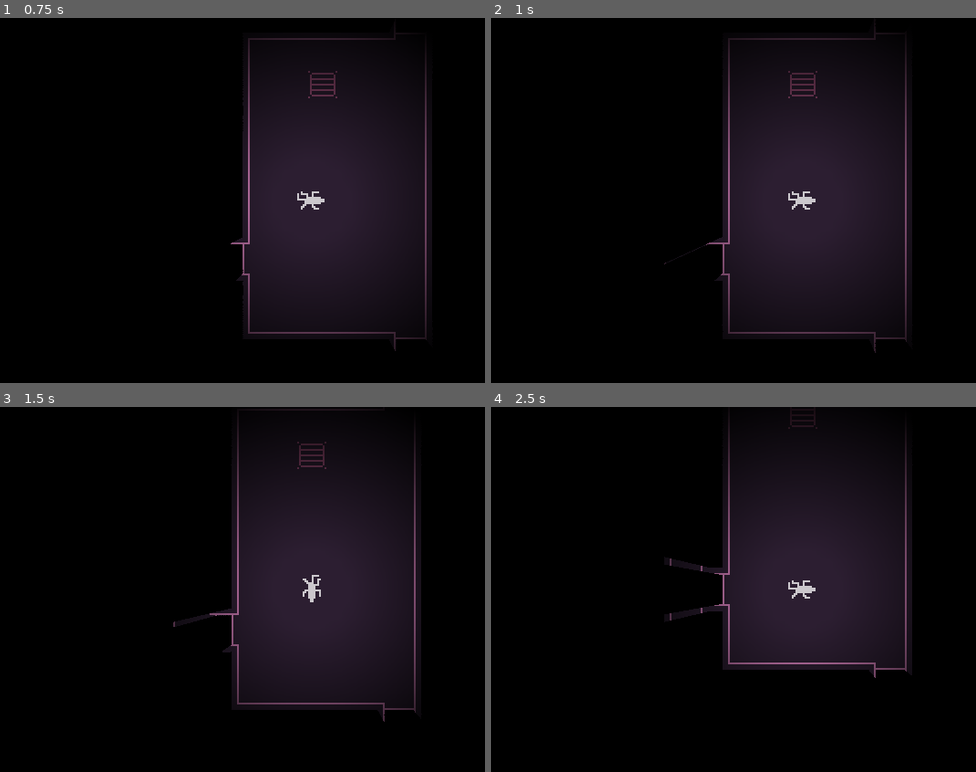
Above: before the commit, frames 1-4 (two rows, left to right).
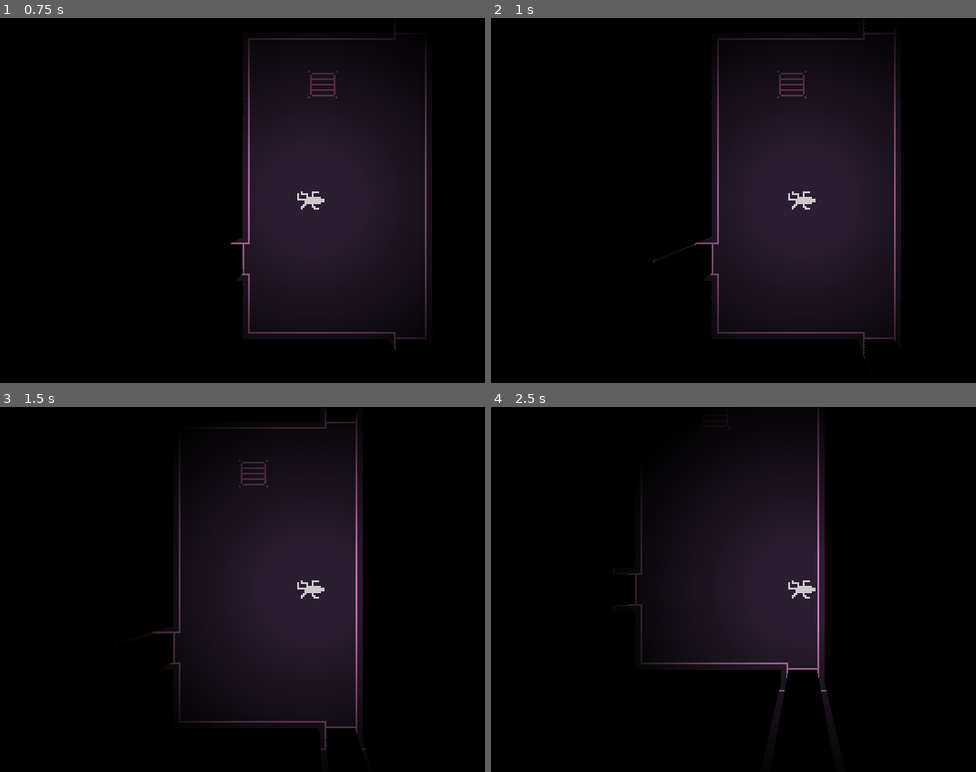
Above: after the commit, the same moments.

Repository: tndwolf/back-to-the-gate
Game: Godot game, scene res://game/playview/PlayView.tscn
Two runs of this game, one before a commit and one after it. Both use one fixed random seed, a clock stepped at 60 frames per second and the inputs below.
Inputs:
- Up to frame 1 (0.75 s): tap Enter (ui_accept) at 0.5 s; hold Right (ui_right) from 0.53 s (still down); tap Space (ui_select) at 0.6 s
- Up to frame 2 (1 s): keep holding Right (ui_right); tap Enter (ui_accept) at 0.77, 0.8 s
- Up to frame 3 (1.5 s): tap Enter (ui_accept) at 1.07, 1.35 s; release Right (ui_right) at 1.28 s; hold Down (ui_down) from 1.28 s (still down)
- Up to frame 4 (2.5 s): tap Enter (ui_accept) at 1.52, 1.82, 2.3 s; tap Space (ui_select) at 1.55, 2.1 s; release Down (ui_down) at 2.03 s; hold Right (ui_right) from 2.03 s (still down)

Frame 1 is identical in both runs. In frame 2, 3.1% of the frame differs, in the area x 33-87%, y 1-94%; in frame 3, 11%; in frame 4, 13%, in the area x 26-87%, y 1-83%.

Commit message:
End of Day 4

Diff:
--- a/actions/MeleeAction.gd
+++ b/actions/MeleeAction.gd
@@ -21,10 +21,12 @@
 	actor.move_tween.interpolate_property(actor, 'position', to_position, from_position, 0.1, 0, 0, 0.1)
 	actor.move_tween.start()
 	_add_bleed_fx(target)
-	yield(actor.get_tree().create_timer(0.5), "timeout")
+	yield(actor.move_tween, "tween_all_completed")
+#	yield(actor.get_tree().create_timer(0.5), "timeout")
 	target.health -= _calc_damage(actor, target)
 	if target.health <= 0:
 		target.status = GameEntity.Status.DEAD
+	print('Done attacking')
 	done_acting(actor)
 
 
@@ -35,8 +37,10 @@
 	var target = params.get('target') as GameEntity
 	if map == null or target == null:
 		return
+	print('Start attacking')
 	start_acting(actor)
 	_attack(actor, target)
+	print('Exit attacking')
 
 
 static func _calc_damage(actor:GameEntity, target:GameEntity) -> int :
--- a/actions/MoveAction.gd
+++ b/actions/MoveAction.gd
@@ -4,7 +4,9 @@
 
 static func attempt(actor:GameEntity, params:Dictionary):
 	if !can_act(actor):
+#		print('Move: no can act ' + actor.name)
 		return
+#	print('Move: ' + actor.name)
 	var map = params.get('map') as LevelMap
 	var delta = params.get('delta') as Vector2
 	if map == null or delta == null:
@@ -20,6 +22,7 @@
 
 
 static func _is_to_animate(actor:GameEntity, map:LevelMap) -> bool:
+	return true
 	return actor.is_player
 
 
--- a/actions/PounceAction.gd
+++ b/actions/PounceAction.gd
@@ -10,15 +10,24 @@
 	if map == null or target == null:
 		return
 	start_acting(actor)
-	step(actor, target.grid_position - actor.grid_position, map)
+	step(actor, target.grid_position, map)
 	target.status = GameEntity.Status.DEAD
 	done_acting(actor)
 
 
-static func step(actor:GameEntity, delta:Vector2, map:LevelMap) -> void:
-	var end_position = actor.grid_position + delta
+static func step(actor:GameEntity, end_position:Vector2, map:LevelMap) -> void:
+#	var end_position = actor.grid_position + delta
+#	actor.rotation = actor.grid_position.angle_to_point(end_position) + PI
+#	actor.position = end_position * LevelBuilder.CELLS_SIZE + 0.5 * LevelBuilder.CELLS_SIZE
+#	map.remove_entity(actor, actor.grid_position)
+#	actor.grid_position = end_position
+#	map.place_entity(actor, actor.grid_position)
+	var start_position = actor.position
 	actor.rotation = actor.grid_position.angle_to_point(end_position) + PI
-	actor.position = end_position * LevelBuilder.CELLS_SIZE + 0.5 * LevelBuilder.CELLS_SIZE
 	map.remove_entity(actor, actor.grid_position)
 	actor.grid_position = end_position
 	map.place_entity(actor, actor.grid_position)
+	var final_position = end_position * LevelBuilder.CELLS_SIZE + 0.5 * LevelBuilder.CELLS_SIZE
+	actor.move_tween.interpolate_property(actor, 'position', start_position, final_position, 0.3)
+	actor.move_tween.start()
+	yield(actor.move_tween, "tween_all_completed")
--- a/entities/minds/ArtificialMind.gd
+++ b/entities/minds/ArtificialMind.gd
@@ -2,6 +2,7 @@
 
 
 func turn(world):
+#	print(owner.name + ' turn')
 	match owner.unit_type:
 		GameEntity.Type.MILITARY: _military_turn(world)
 		GameEntity.Type.SCIENTIST: _scientist_turn(world)
@@ -13,9 +14,11 @@
 		var distance = owner.grid_position.distance_to(owner.target.grid_position)
 		if distance < 1.8:
 			MeleeAction.attempt(owner, {'target': owner.target, 'map': world})
+			owner.emit_signal("turn_completed", owner, 100)
 		elif distance < 6:
 			var dir = owner.grid_position.direction_to(owner.target.grid_position)
 			ShotAction.attempt(owner, {'target': owner.target, 'map': world})
+			owner.emit_signal("turn_completed", owner, 100)
 		else:
 			var dir = owner.grid_position.direction_to(owner.target.grid_position)
 			MoveAction.attempt(owner, {'delta': dir.round(), 'map': world})
@@ -29,12 +32,16 @@
 
 
 func _scientist_turn(world):
+	owner.status = GameEntity.Status.ALIVE
 	if owner.is_engaged and owner.target:
 		var distance = owner.grid_position.distance_to(owner.target.grid_position)
 		if distance < 1.8:
 			MeleeAction.attempt(owner, {'target': owner.target, 'map': world})
+			owner.emit_signal("turn_completed", owner, 100)
 		else:
 			var dir = owner.grid_position.direction_to(owner.target.grid_position)
 			MoveAction.attempt(owner, {'delta': -dir.round(), 'map': world})
 	elif randi() % 4 == 0:
 		MoveAction.attempt(owner, {'delta': Vector2(randi() % 3 - 1, randi() % 3 - 1), 'map': world})
+	else:
+		owner.emit_signal("turn_completed", owner, 100)
--- a/game/playview/WorldView.gd
+++ b/game/playview/WorldView.gd
@@ -13,7 +13,11 @@
 
 
 func _process(delta):
-	TurnManager.current().mind.turn(map)
+	var actor = TurnManager.current()
+	actor.mind.turn(map)
+	while !actor.is_player:
+		actor = TurnManager.current()
+		actor.mind.turn(map)
 
 
 func convert_tile(src_tile:int, up_tile:int=0):
--- a/game/turn_manager/TurnManager.gd
+++ b/game/turn_manager/TurnManager.gd
@@ -29,12 +29,14 @@
 
 
 func _on_dead(entity:GameEntity):
+#	print(entity.name + ' dead')
 	_actors.erase(entity)
 	return
 
 
 func _on_turn_completed(entity:GameEntity, action_points_used:int):
 	entity.initiative += action_points_used
+#	print(entity.name + ' over')
 	_refresh()
 
 
--- a/generators/CharacterBuilder.gd
+++ b/generators/CharacterBuilder.gd
@@ -30,6 +30,7 @@
 		view_cone.monitoring = false
 		res.weapon = GameEntity.Weapon.CLAWS
 		res.health = 10
+		res.name = 'Player'
 	else:
 		res.find_node('Light').queue_free()
 		res.mind = load("res://entities/minds/ArtificialMind.gd").new()
--- a/generators/LevelBuilder.gd
+++ b/generators/LevelBuilder.gd
@@ -87,10 +87,16 @@
 
 static func _surrounded(map:LevelMap, coords:Vector2) -> bool:
 	var walls := 0
-	for delta in DIRECTIONS:
+	var h_walls := 0
+	for delta in [Vector2.LEFT, Vector2.RIGHT]:
 		if map.get_tile(coords + delta) == LevelMap.TileTypes.WALL:
 			walls += 1
-	return walls > 2
+	for delta in [Vector2.UP, Vector2.DOWN]:
+		if map.get_tile(coords + delta) == LevelMap.TileTypes.WALL:
+			h_walls += 1
+	if walls == 1 and h_walls == 1:
+		return true
+	return walls + h_walls > 2
 
 
 static func _connect(map:LevelMap, rooms:Array):
Not shown, changed: docs/time.md
